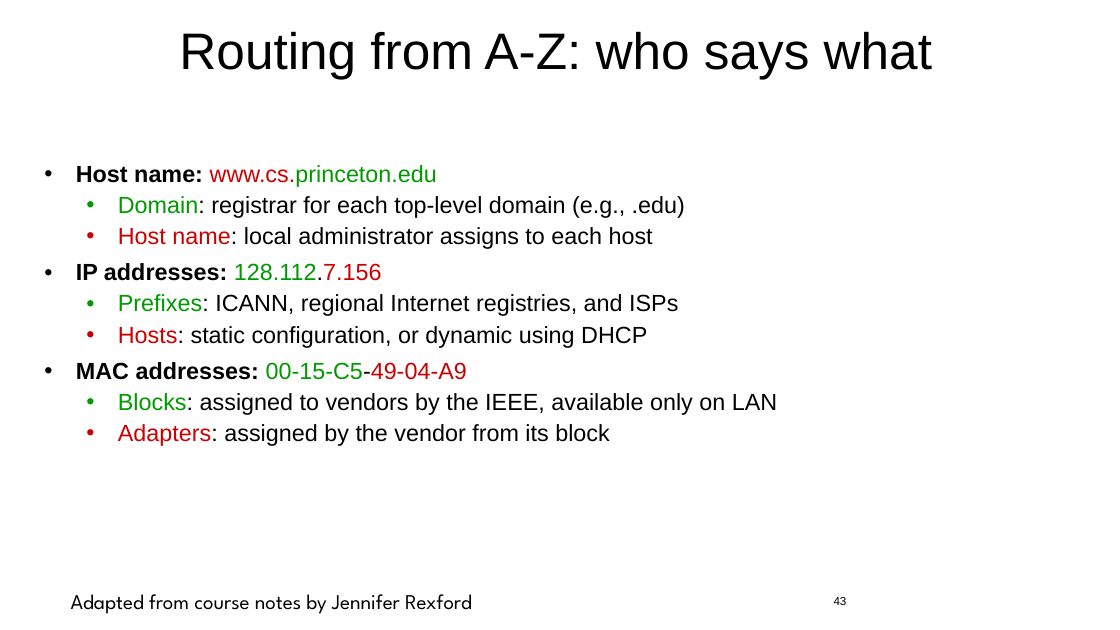
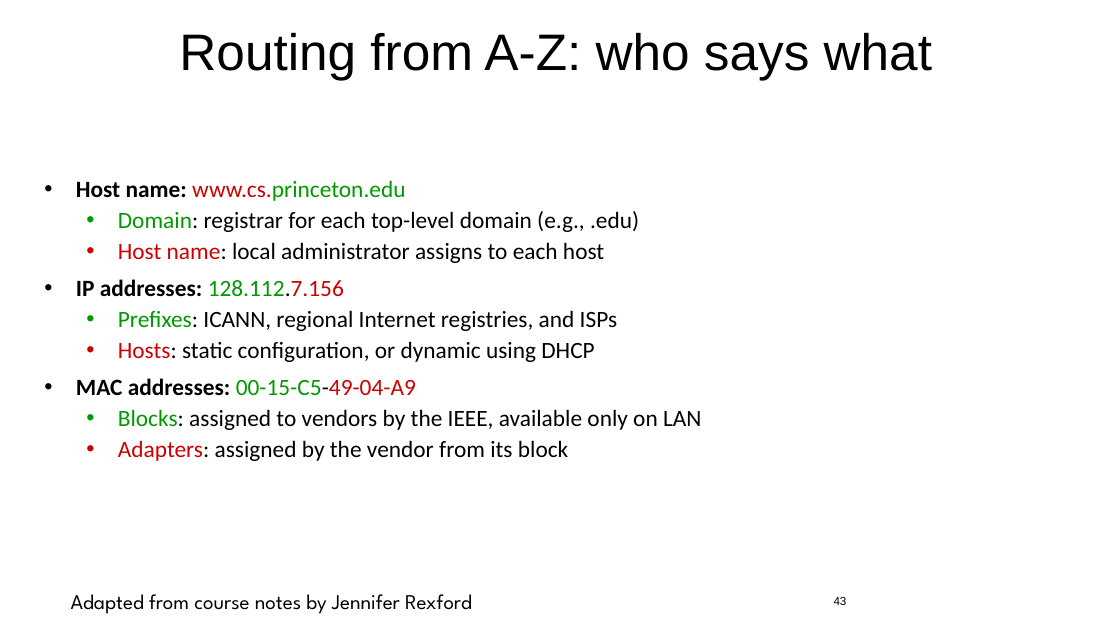
Before and after one commit to jlmucb/class_notes, a slide deck: slide 43 of IoT/pptx/IoTSoftwareNetworking.pptx. Drawn at 1120x630 pixels with LibreOffice and Linux fonts; fonts in the diff are those of the drawing. Boxes give left, top, right and bottom in pixels: in the first picture for what was removed or moved away, otherwise in the second. Text is boxed around its words. In the diff, an @@ line names an element or a change of style, - is before the commit and + after.

```diff
--- a/IoT/pptx/IoTSoftwareNetworking.pptx
+++ b/IoT/pptx/IoTSoftwareNetworking.pptx
@@ text "Host name: www.cs.princeton.edu": place and size @@
-text "Host name: www.cs.princeton.edu" at (76,165,777,446)
+text "Host name: www.cs.princeton.edu" at (76,180,701,461)
@@ text "Host name: www.cs.princeton.edu" at (76,180,701,461): font Arial to Calibri @@
```
Also in this commit, not shown: 21 other slides changed, 1 slide added.
